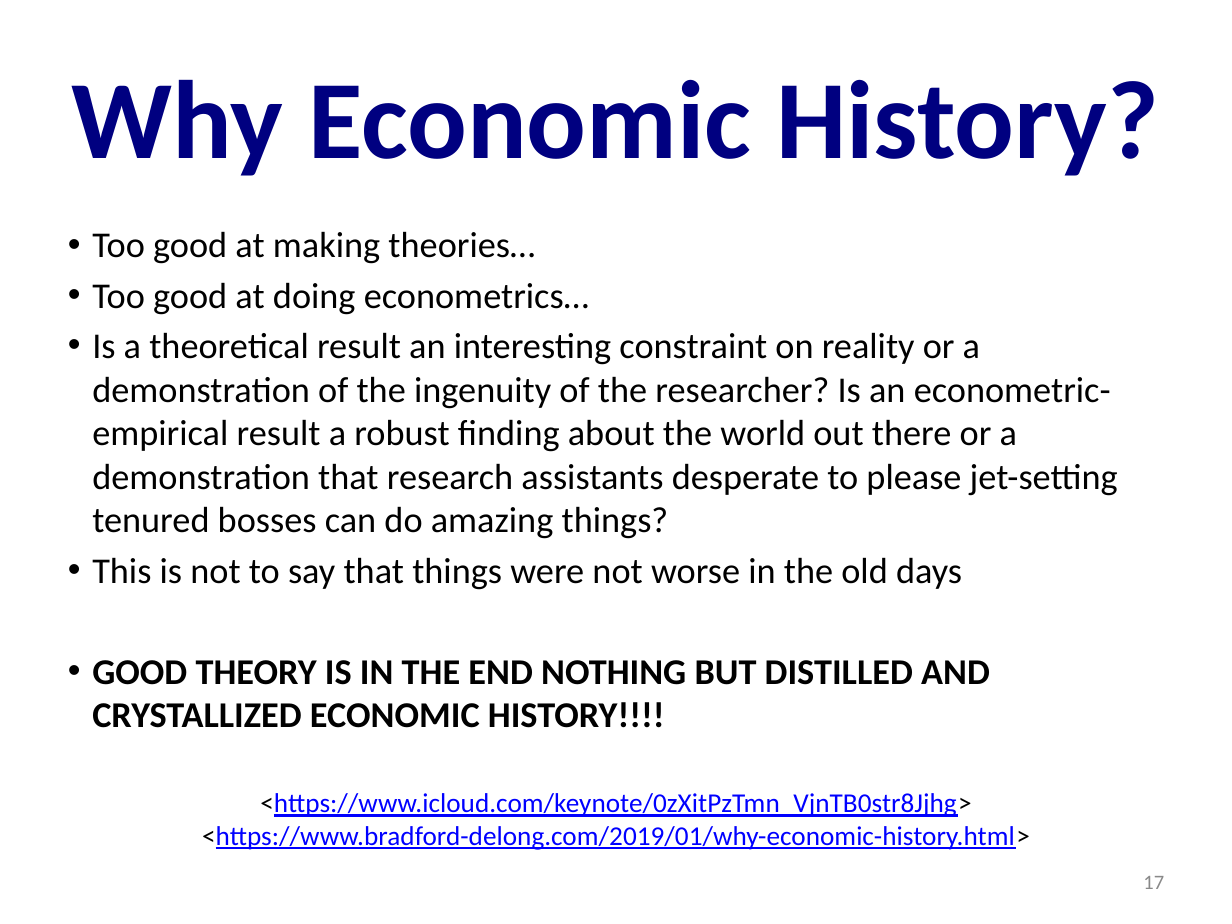
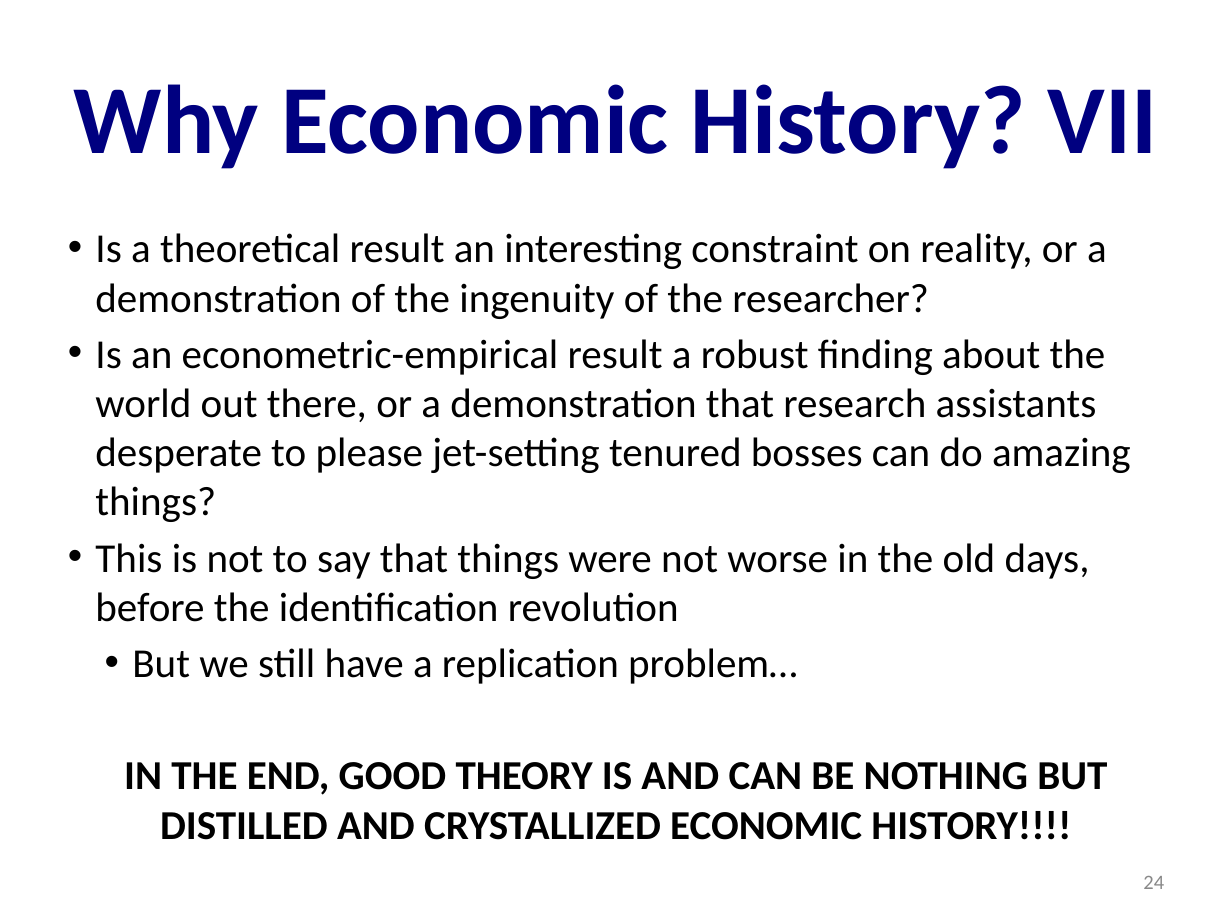
Before and after one commit to DavidLJ/public-files, a slide deck: slide 24 of econ-210a-lecture-1a.pptx (slide 17 before the commit). Drawn at 1232x924 pixels with LibreOffice and Linux fonts; fonts in the diff are those of the drawing. Boxes give left, top, right and bottom in pixels: in the first picture for what was removed or moved away, otherwise in the second. Text is boxed around its words. In the diff, an @@ line names an element or a change of style, - is before the commit and + after.

```diff
--- a/econ-210a-lecture-1a.pptx
+++ b/econ-210a-lecture-1a.pptx
@@ title at (x1=74, y1=84, x2=1157, y2=169): text changed; size 65.1 to 57 pt @@
-Why Economic History?
+Why Economic History? VII
@@ text at (x1=95, y1=233, x2=1131, y2=840): text changed; size 21.2 to 24 pt @@
-• Too good at making theories…
-• Too good at doing econometrics…
-• Is a theoretical result an interesting constraint on reality or a demonstration of the ingenuity of the researcher? Is an econometric-empirical result a robust finding about the world out there or a demonstration that research assistants desperate to please jet-setting tenured bosses can do amazing things?
-• This is not to say that things were not worse in the old days
-• GOOD THEORY IS IN THE END NOTHING BUT DISTILLED AND CRYSTALLIZED ECONOMIC HISTORY!!!!
-<https://www.icloud.com/keynote/0zXitPzTmn_VjnTB0str8Jjhg>
-<https://www.bradford-delong.com/2019/01/why-economic-history.html>
+• Is a theoretical result an interesting constraint on reality, or a demonstration of the ingenuity of the researcher?
+• Is an econometric-empirical result a robust finding about the world out there, or a demonstration that research assistants desperate to please jet-setting tenured bosses can do amazing things?
+• This is not to say that things were not worse in the old days, before the identification revolution
+  • But we still have a replication problem…
+IN THE END, GOOD THEORY IS AND CAN BE NOTHING BUT DISTILLED AND CRYSTALLIZED ECONOMIC HISTORY!!!!
@@ page number at (x1=1143, y1=876, x2=1164, y2=889): text changed @@
-17
+24
```
Also in this commit, not shown: 8 other slides changed, 9 slides added, 5 other files.
